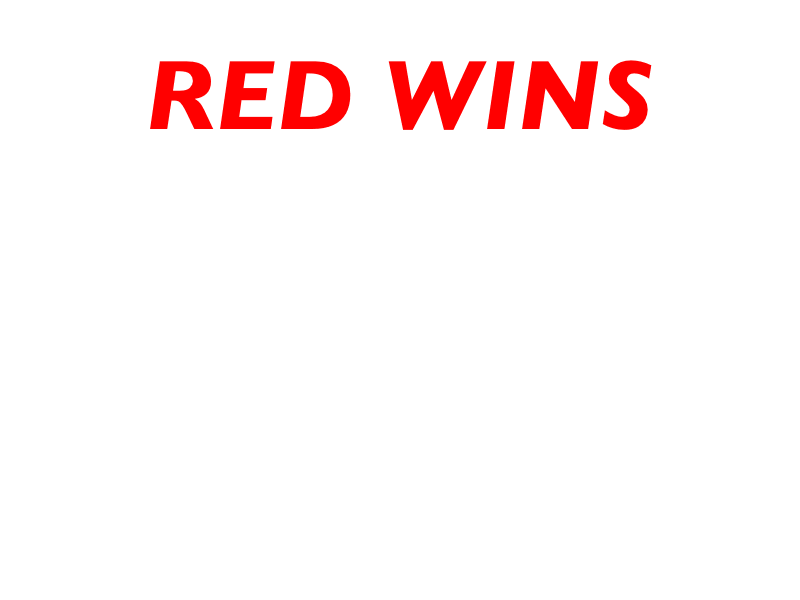
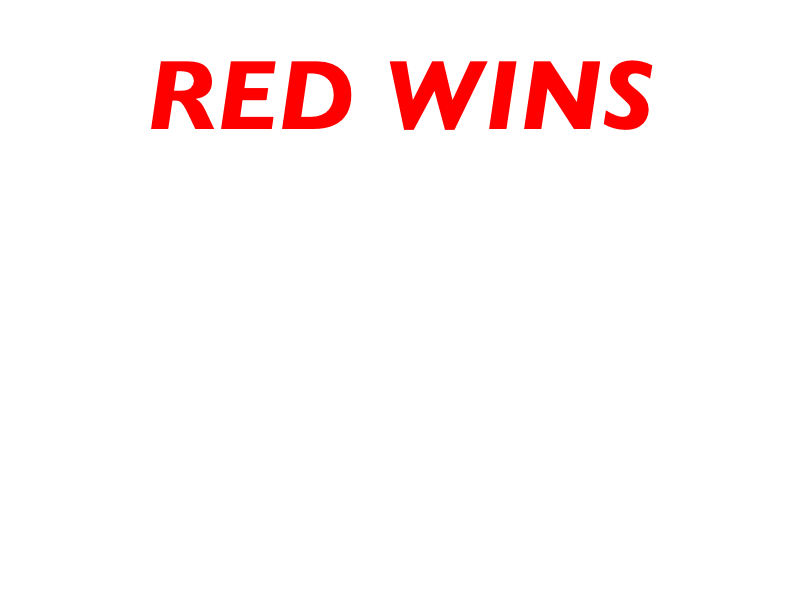
Layered file, before and after one edit (800 × 600). Changes by layer:
painted on "RED WINS" over [150, 60, 653, 130]
